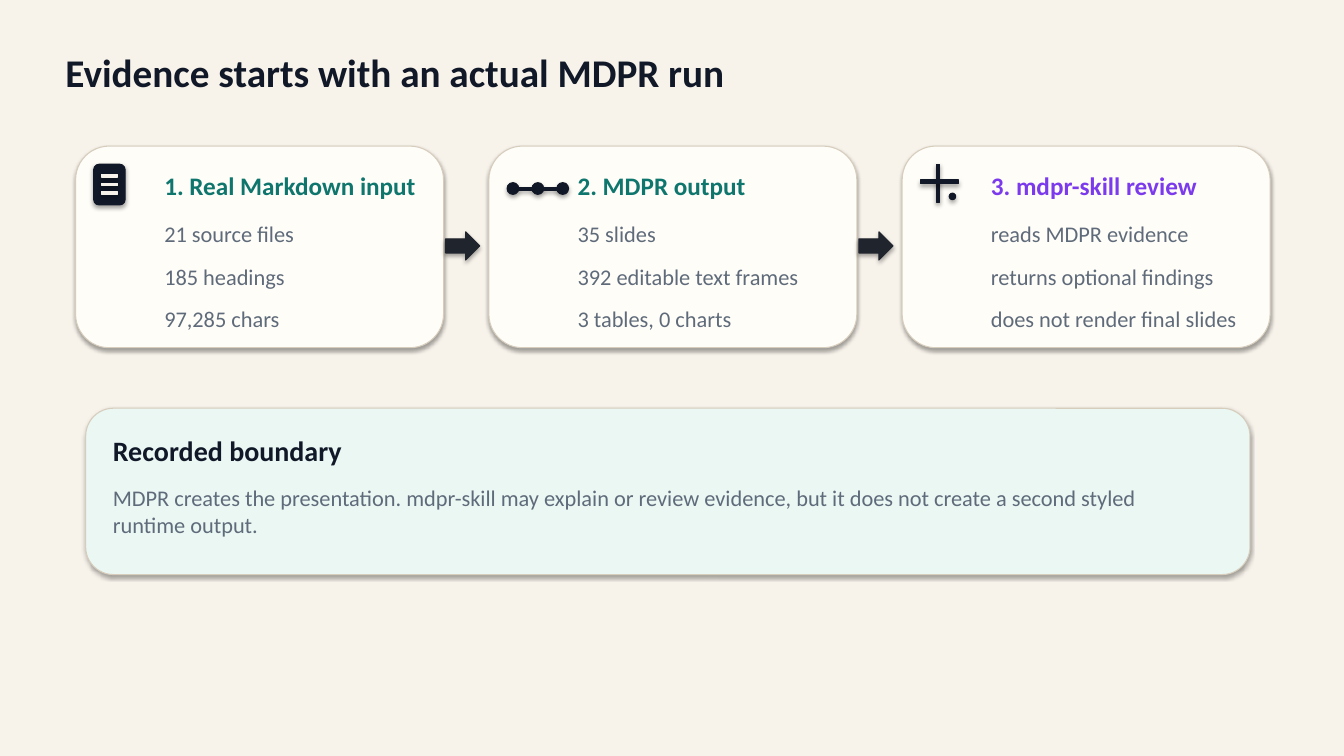
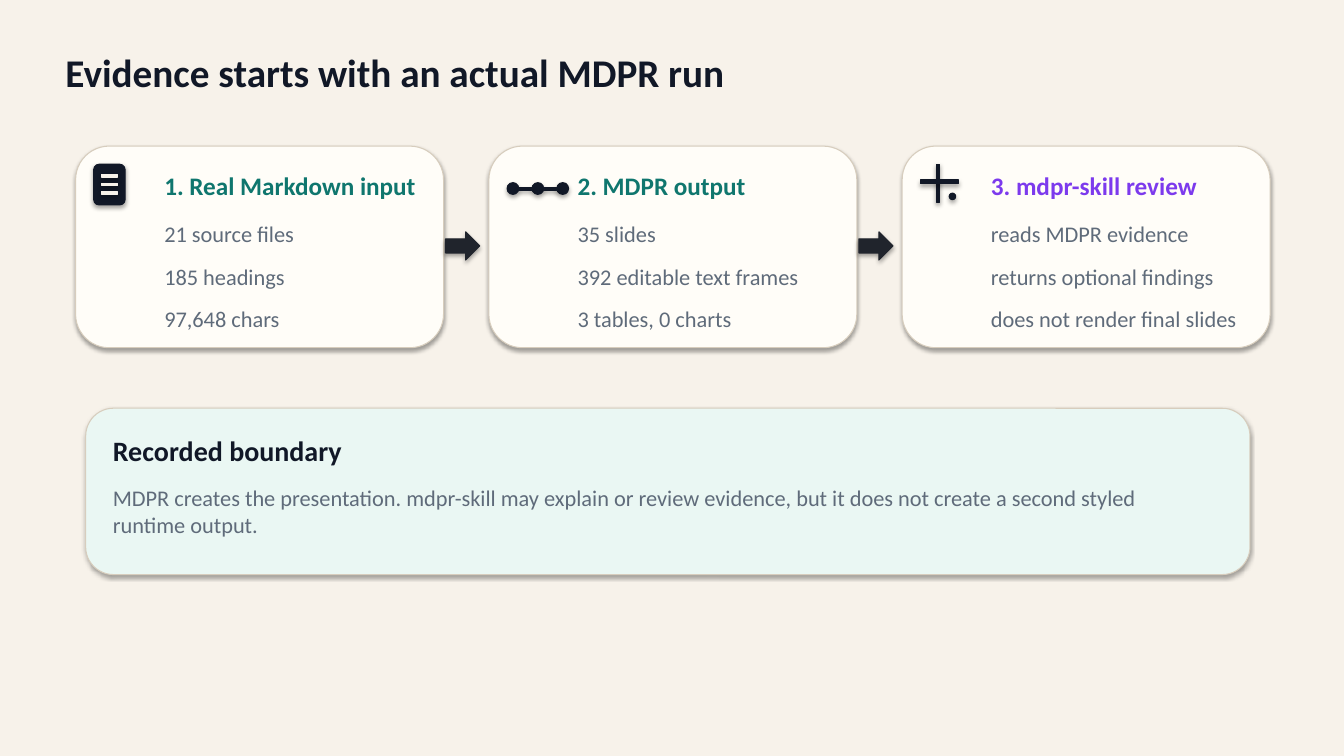
Before and after one commit to ch040602/mdpr-skill, a slide deck: slide 1 of artifacts/mdpr-vs-skill/mdpr-skill-from-actual-md-run.pptx. Drawn at 1344x756 pixels with LibreOffice and Linux fonts; fonts in the diff are those of the drawing. Boxes give left, top, right and bottom in pixels: in the first picture for what was removed or moved away, otherwise in the second. Text is boxed around its words. In the diff, an @@ line names an element or a change of style, - is before the commit and + after.

```diff
--- a/artifacts/mdpr-vs-skill/mdpr-skill-from-actual-md-run.pptx
+++ b/artifacts/mdpr-vs-skill/mdpr-skill-from-actual-md-run.pptx
@@ text at (x1=164, y1=311, x2=279, y2=330): text changed @@
-97,285 chars
+97,648 chars
```
Also in this commit, not shown: 2 other slides changed, 12 other files.
